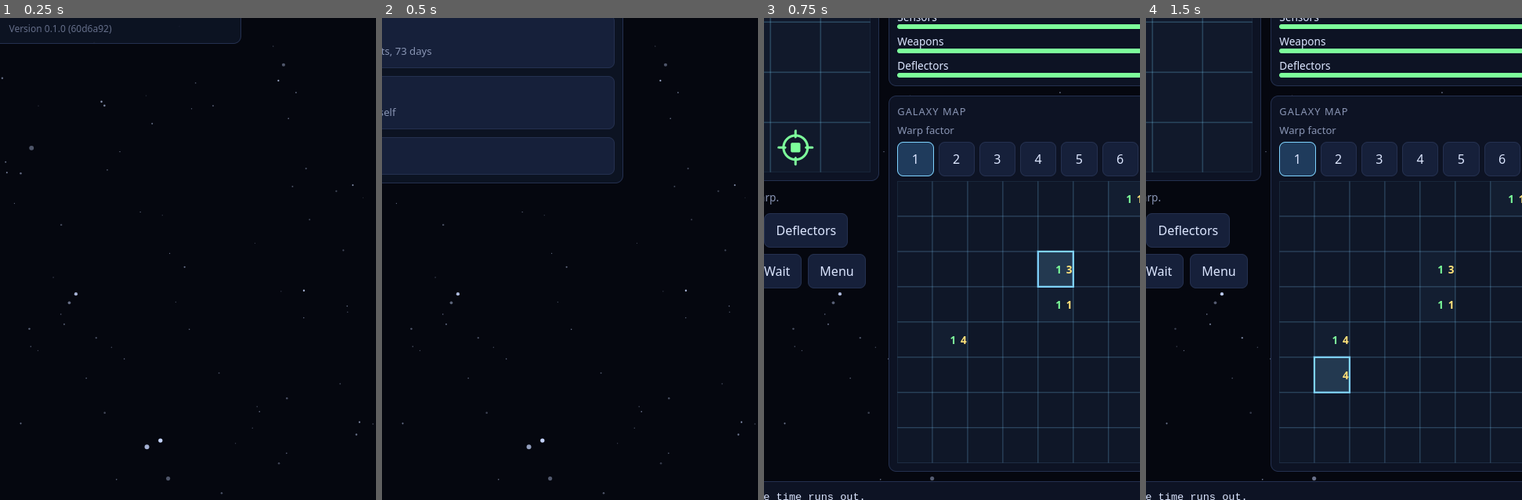
Above: before the commit, frames 1-4 (left to right).
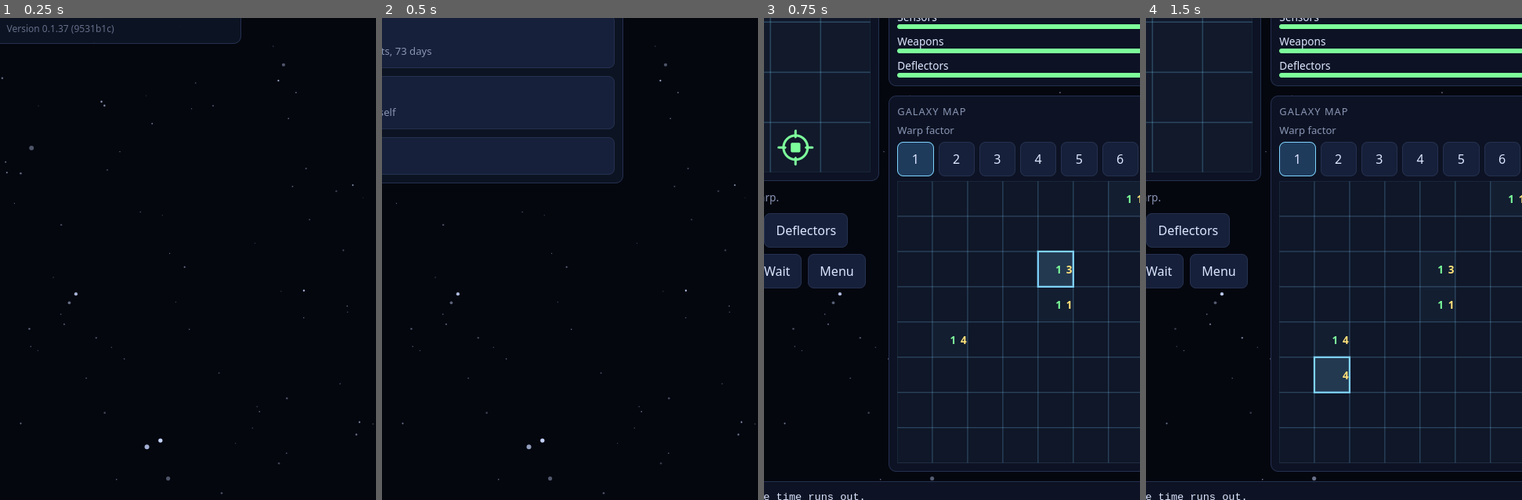
Above: after the commit, the same moments.

Repository: LateNightLabs/games
Game: browser game, page SpaceCadet/index.html
The game is run twice, just before and just after one commit, with the same random seed, the same clock (stepped at 60 frames per second) and the same inputs.
Inputs (mouse positions are % of the whole screen's width and height, from its top left):
- Up to frame 1 (0.25 s): no input
- Up to frame 2 (0.5 s): click "New game" at 0.27 s
- Up to frame 3 (0.75 s): click "Easy 15 hostiles, 4 outposts,…" at 0.52 s
- Up to frame 4 (1.5 s): click (67, 69) at 1.27 s
The pictures show only the part of the screen within x 42-92%, y 32-82%; the shares and areas given below are measured in that part.

The runs differ from the first frame. In frame 1, 0.2% of the frame differs, in the area x 1-31%, y 1-4%; in frame 2, nothing differs; in frame 3, nothing differs; in frame 4, nothing differs.

Commit message:
Deploy build from 9531b1c59745

Diff:
--- a/SpaceCadet/index.html
+++ b/SpaceCadet/index.html
@@ -30,7 +30,7 @@
 `,rs=`<svg xmlns="http://www.w3.org/2000/svg" viewBox="0 0 64 64"><circle cx="32" cy="32" r="30" fill="#0d1b2a" stroke= …(2373 unchanged characters)…
 `,is=`<svg xmlns="http://www.w3.org/2000/svg" viewBox="0 0 64 64"><circle cx="32" cy="32" r="30" fill="#0d1b2a" stroke= …(525 unchanged characters)…
 `,cs={janitor:Kt,cadet:Yt,ensign:Jt,lieutenant:Qt,lieutenantCommander:Xt,commander:es,captain:ts,commodore:ss,rearAdmir …(57757 unchanged characters)…
-${b.ui.warpCost(m.energy,O(m.days),m.reachable)}`;h.appendCh …(11690 unchanged characters)…  this.noise=s,s}}const Qe={version:"0.1.0",commit:"60d6a92"};function qn(e,t){const s=b.menu,n={.. …(8474 unchanged characters)…
+${b.ui.warpCost(m.energy,O(m.days),m.reachable)}`;h.appendCh …(11690 unchanged characters)…  this.noise=s,s}}const Qe={version:"0.1.37",commit:"9531b1c"};function qn(e,t){const s=b.menu,n={.. …(8474 unchanged characters)…
     <style rel="stylesheet" crossorigin>:root{--bg: #05070f;--panel: #0d1324;--panel-border: #24304f;--text: #dce6ff;-- …(8916 unchanged characters)…
   </head>
   <body>
